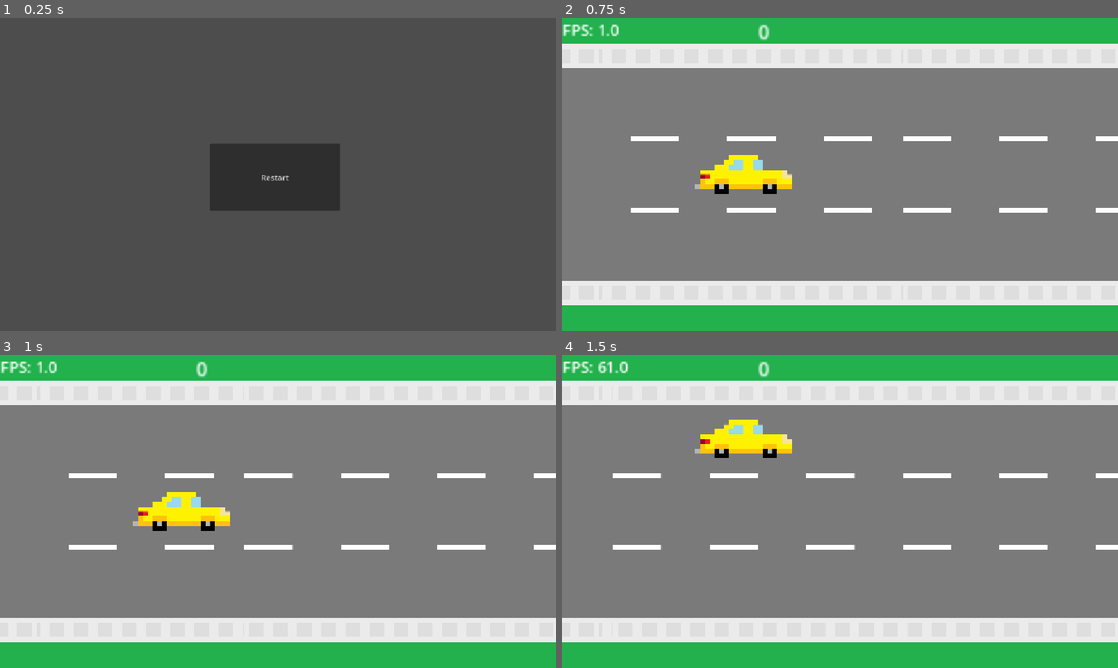
Above: before the commit, frames 1-4 (two rows, left to right).
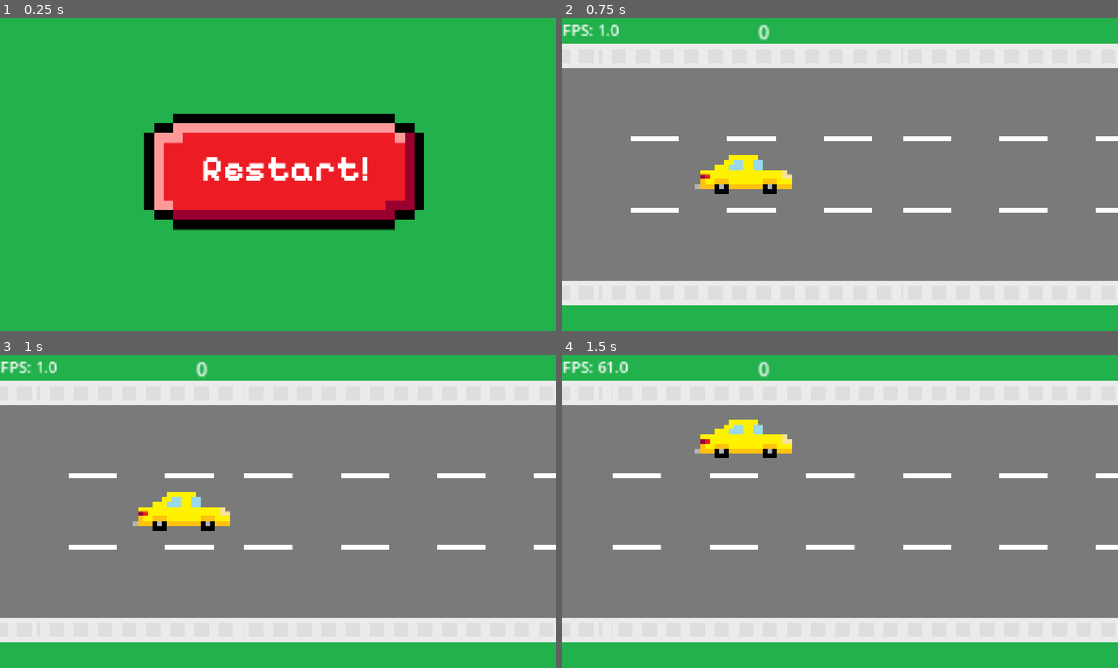
Above: after the commit, the same moments.

Repository: DevEhanTariq/first-game
Game: Godot game, scene res://restart_menu.tscn
Same seed, same stepped clock (60 frames per second), same inputs: the game is played once before the commit and once after it. This scene is started directly instead of the project's main scene.
Inputs (mouse positions are in pixels of both pictures, inside the frame that each line leads up to):
- Up to frame 1 (0.25 s): no input
- Up to frame 2 (0.75 s): click (834, 177) at 0.5 s, where only the run before the commit has a clickable "Restart"
- Up to frame 3 (1 s): no input
- Up to frame 4 (1.5 s): hold W (up) from 1.28 s (still down)

The runs differ from the first frame. In frame 1, 100% of the frame differs, in the area x 0-100%, y 0-100%; in frame 2, nothing differs; in frame 3, nothing differs; in frame 4, nothing differs.

Commit message:
Feat: Finished Restart scene design
- Added assets to the return scene

Diff:
--- a/restart_menu.tscn
+++ b/restart_menu.tscn
@@ -1,16 +1,36 @@
 [gd_scene format=3 uid="uid://cpixdx4ycpcp1"]
 
 [ext_resource type="Script" uid="uid://bohfsq1qf52e0" path="res://return.gd" id="1_qui76"]
+[ext_resource type="Texture2D" uid="uid://c52bh2vld2cmg" path="res://Assets/Reset.png" id="2_eg8yu"]
+[ext_resource type="FontFile" uid="uid://cj4r372nttses" path="res://Assets/Fonts/static/PixelifySans-Bold.ttf" id="3_nwq8c"]
+[ext_resource type="Texture2D" uid="uid://oy5aje7k8d04" path="res://Assets/Grass.png" id="4_nwq8c"]
 
 [node name="restartMenu" type="Node2D" unique_id=1952259573]
 process_mode = 3
 script = ExtResource("1_qui76")
 
 [node name="Button" type="Button" parent="." unique_id=1025654947]
-offset_left = 435.0
-offset_top = 260.0
-offset_right = 705.0
-offset_bottom = 400.0
+top_level = true
+offset_left = -25.0
+offset_top = -6.0
+offset_right = 2044.0
+offset_bottom = 2002.0
 text = "Restart"
+icon = ExtResource("2_eg8yu")
+flat = true
+
+[node name="Label" type="Label" parent="." unique_id=1032396681]
+top_level = true
+offset_left = 417.0
+offset_top = 267.0
+offset_right = 765.0
+offset_bottom = 357.0
+theme_override_fonts/font = ExtResource("3_nwq8c")
+theme_override_font_sizes/font_size = 74
+text = "Restart!"
+
+[node name="Grass" type="Sprite2D" parent="." unique_id=1416455289]
+position = Vector2(438, 323)
+texture = ExtResource("4_nwq8c")
 
 [connection signal="pressed" from="Button" to="." method="_on_button_pressed"]
